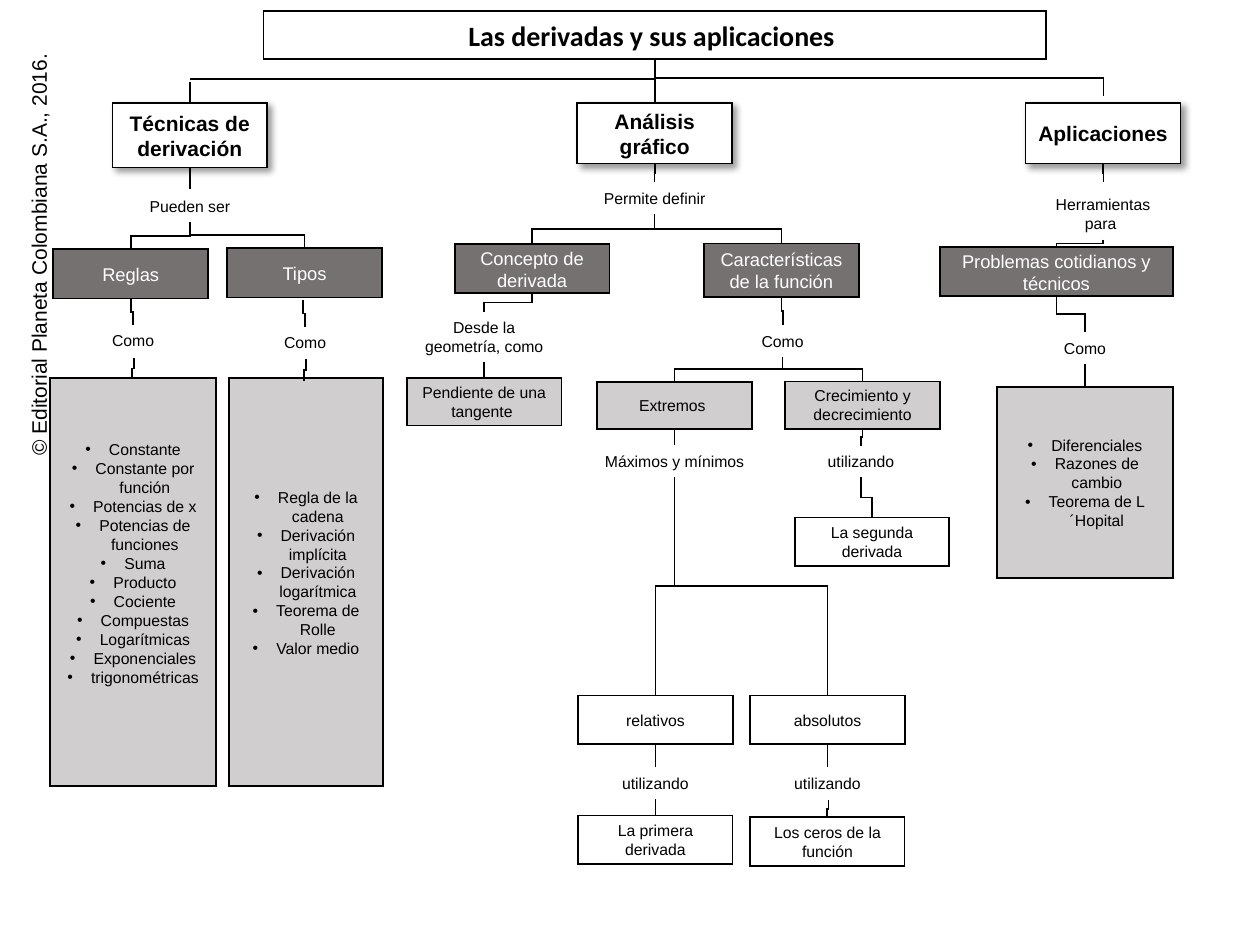
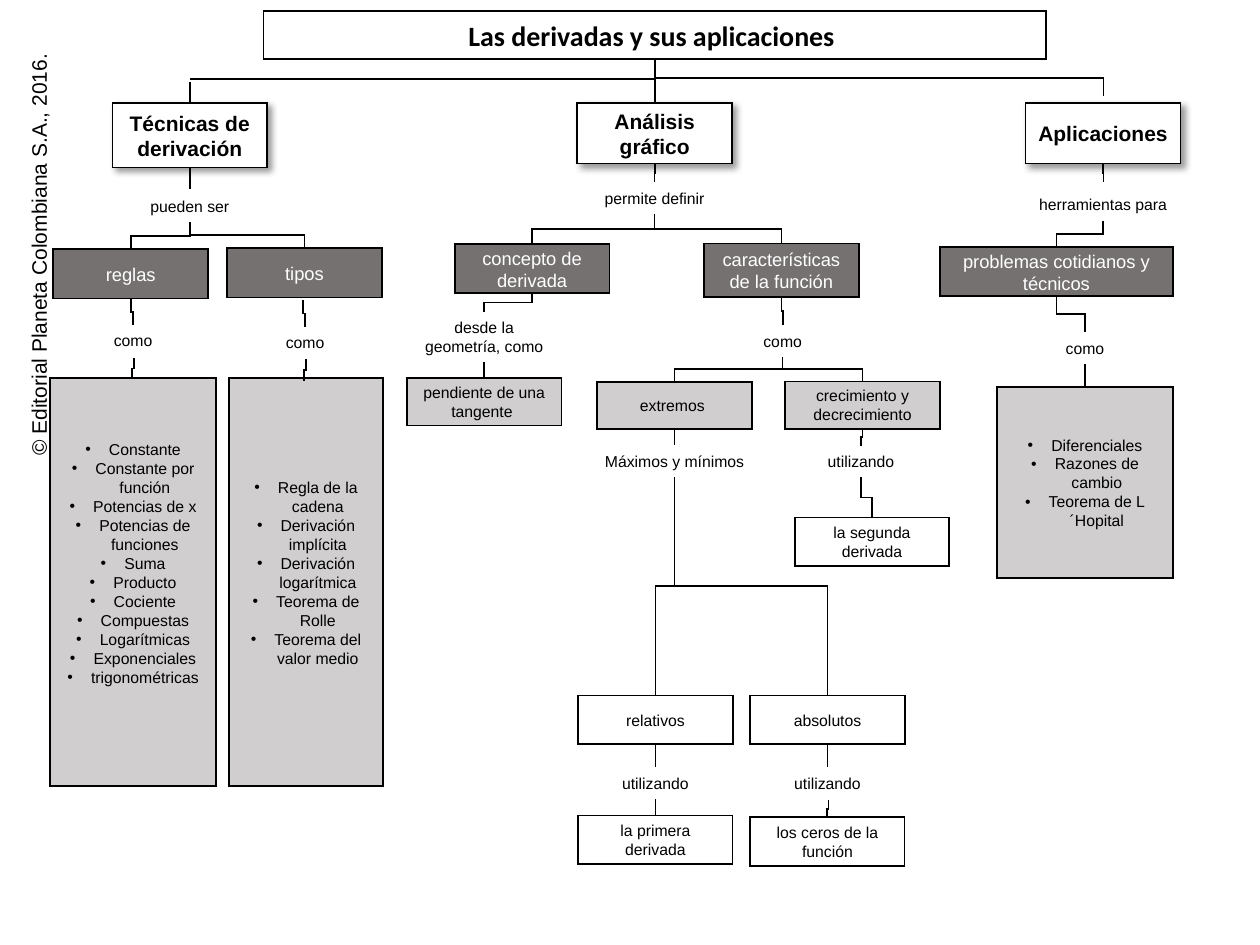
Before and after one commit to AulaPlanetaColombia/Matematicas, a slide deck: slide 1 of fuentes/contenidos/grado11/guion04/MA_11_04_REC270.pptx. Drawn at 1260x945 pixels with LibreOffice and Linux fonts; fonts in the diff are those of the drawing; background and template pictures are left out. Boxes give left, top, right and bottom in pixels: in the first picture for what was removed or moved away, otherwise in the second. Text is boxed around its words. In the diff, an @@ line names an element or a change of style, - is before the commit and + after.

```diff
--- a/fuentes/contenidos/grado11/guion04/MA_11_04_REC270.pptx
+++ b/fuentes/contenidos/grado11/guion04/MA_11_04_REC270.pptx
@@ text at (150,200,229,216): text changed @@
-Pueden ser
+pueden ser
@@ text at (605,192,705,208): text changed @@
-Permite definir
+permite definir
@@ text at (1039,198,1167,214): text changed @@
-Herramientas para
+herramientas para
@@ elbow line moved from (1102, 239) - (1056, 247) to (1102, 220) - (1056, 247) @@
@@ text in rectangle at (106,268,156,285): text changed @@
-Reglas
+reglas
@@ text in rectangle at (285,267,324,284): text changed @@
-Tipos
+tipos
@@ text in rectangle at (482,251,581,287): text changed @@
-Concepto de derivada
+concepto de derivada
@@ text in rectangle at (723,252,841,288): text changed @@
-Características de la función
+características de la función
@@ text in rectangle at (963,254,1150,290): text changed @@
-Problemas cotidianos y técnicos
+problemas cotidianos y técnicos
@@ text at (425,321,544,356): text changed @@
-Desde la geometría, como
+desde la geometría, como
@@ text at (114,337,153,346): text changed @@
-Como
+como
@@ text at (286,339,325,348): text changed @@
-Como
+como
@@ text at (763,338,802,347): text changed @@
-Como
+como
@@ text at (1066,345,1105,354): text changed @@
-Como
+como
@@ text in rectangle at (423,386,545,421): text changed @@
-Pendiente de una tangente
+pendiente de una tangente
@@ text in rectangle at (813,389,911,420): text changed @@
-Crecimiento y decrecimiento
+crecimiento y decrecimiento
@@ text in rectangle at (640,401,705,411): text changed @@
-Extremos
+extremos
@@ text in rectangle at (833,526,910,557): text changed @@
-La segunda derivada
+la segunda derivada
@@ text in rectangle at (274,633,361,664): text changed @@
-• Valor medio
+• Teorema del valor medio
@@ text in rectangle at (620,824,690,855): text changed @@
-La primera derivada
+la primera derivada
@@ text in rectangle at (777,826,878,857): text changed @@
-Los ceros de la función
+los ceros de la función
```
Also in this commit, not shown: 1 other file.
